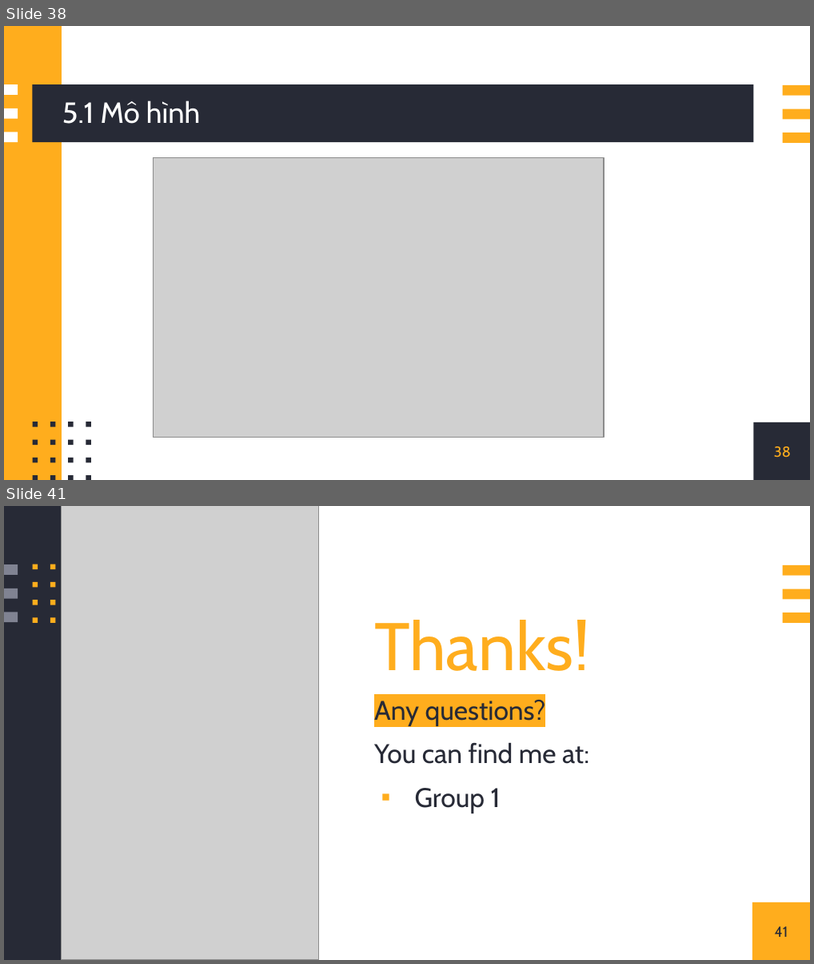
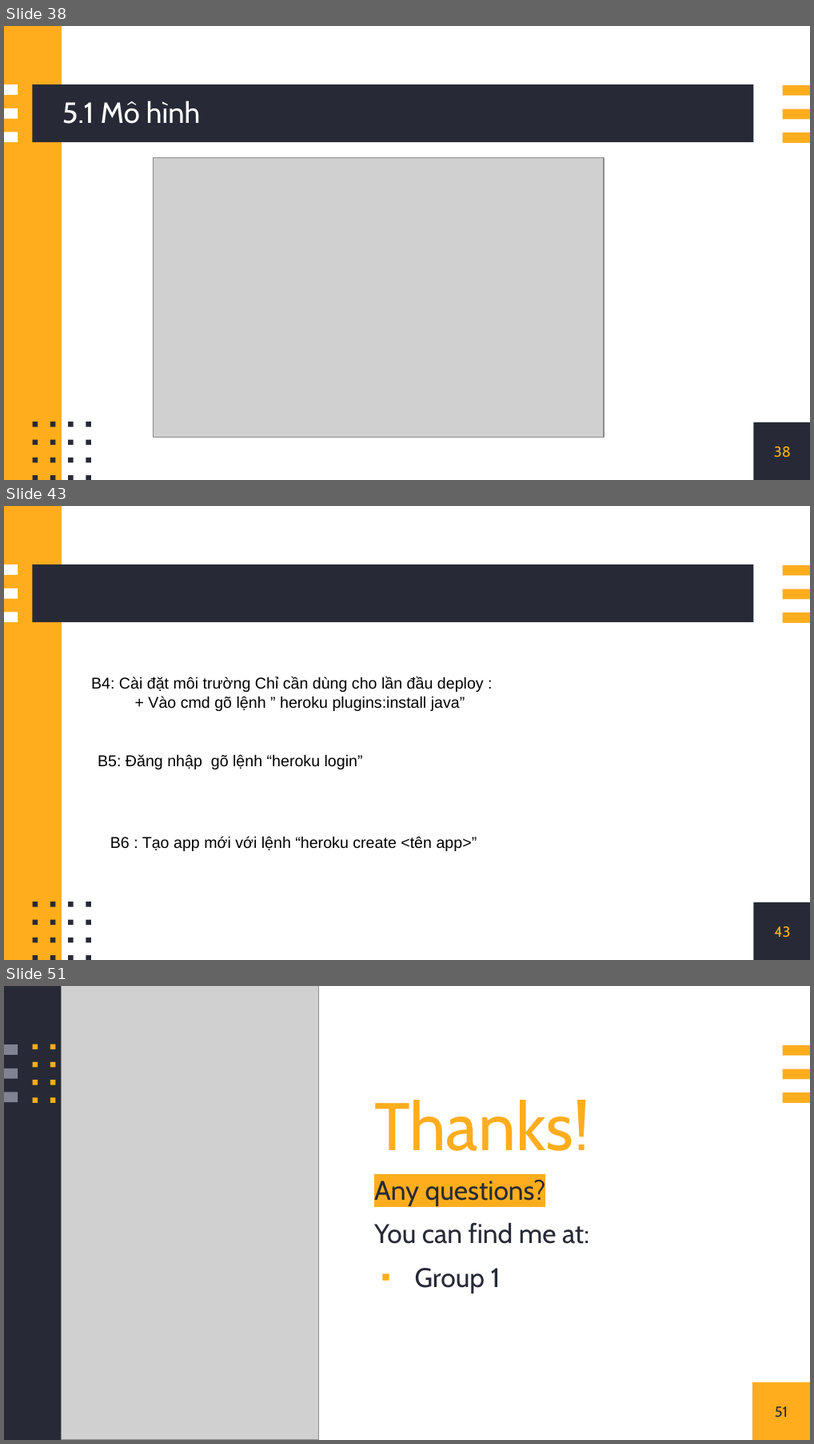
Before and after one commit to doitino/DoAn_CNPM_QuanLyGiangVien, a slide deck: nhom1.pptx. Shown one above the other, each under a label of ours: slides 38 and 41 before the commit, slides 38, 43 and 51 after it; the slides between them are not shown. The pictures are 814x964 and 814x1444 pixels, drawn with LibreOffice and Linux fonts; fonts in the diff are those of the drawing; grey boxes stand for pictures. Boxes give left, top, right and bottom in pixels: in the first picture for what was removed or moved away, otherwise in the second. Text is boxed around its words. In the diff, an @@ line names an element or a change of style, - is before the commit and + after.

```diff
--- a/nhom1.pptx
+++ b/nhom1.pptx
@@ slide 43 added at bbox=[4, 506, 810, 960], background #FFFFFF; not listed: 25 template elements that a slide beside it also shows @@
@@ text added at bbox=[91, 676, 484, 711], 14 pt, text #000000 @@
+B4: Cài đặt môi trường Chỉ cần dùng cho lần đầu deploy :
++ Vào cmd gõ lệnh ” heroku plugins:install java”
@@ text added at bbox=[98, 754, 363, 769], 14 pt, text #000000 @@
+B5: Đăng nhập gõ lệnh “heroku login”
@@ text added at bbox=[110, 836, 478, 851], 14 pt, text #000000 @@
+B6 : Tạo app mới với lệnh “heroku create <tên app>”
@@ page number added at bbox=[774, 926, 790, 937], 13 pt, text #FFAD1D @@
+43
@@ what was slide 41 is now slide 51 @@
@@ page number at bbox=[775, 1406, 788, 1417]: text changed @@
-41
+51
```
Also in this commit, not shown: 2 slides changed, 9 other slides added, 55 other files.
